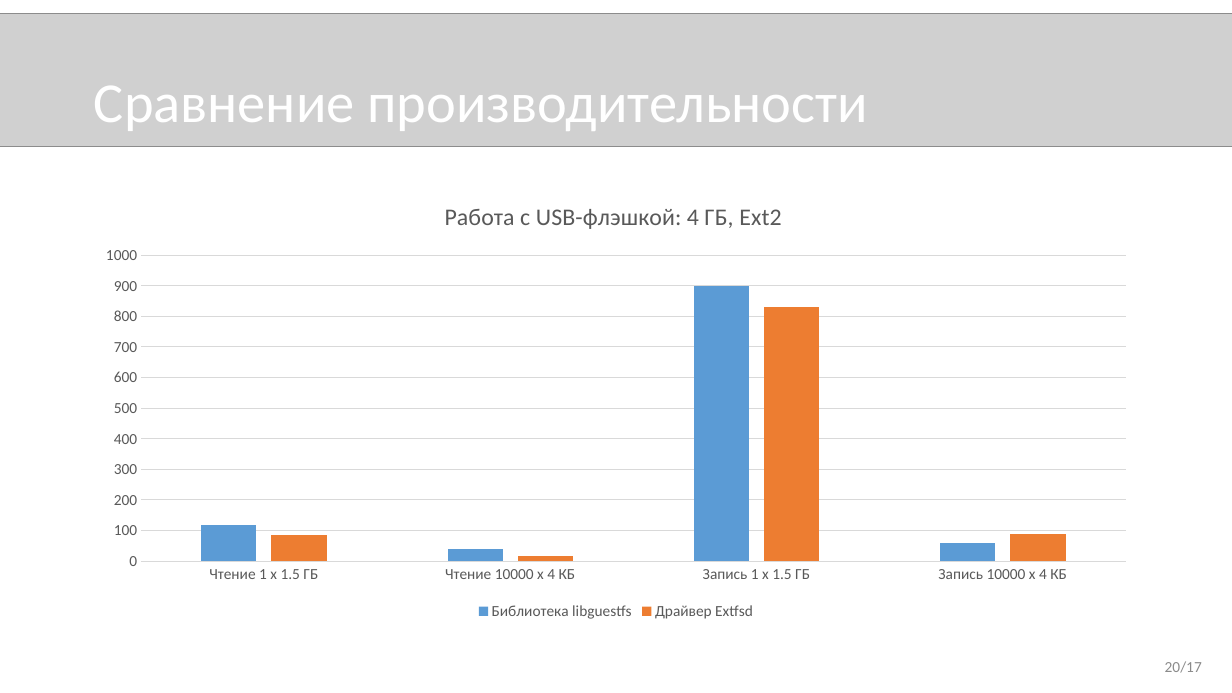
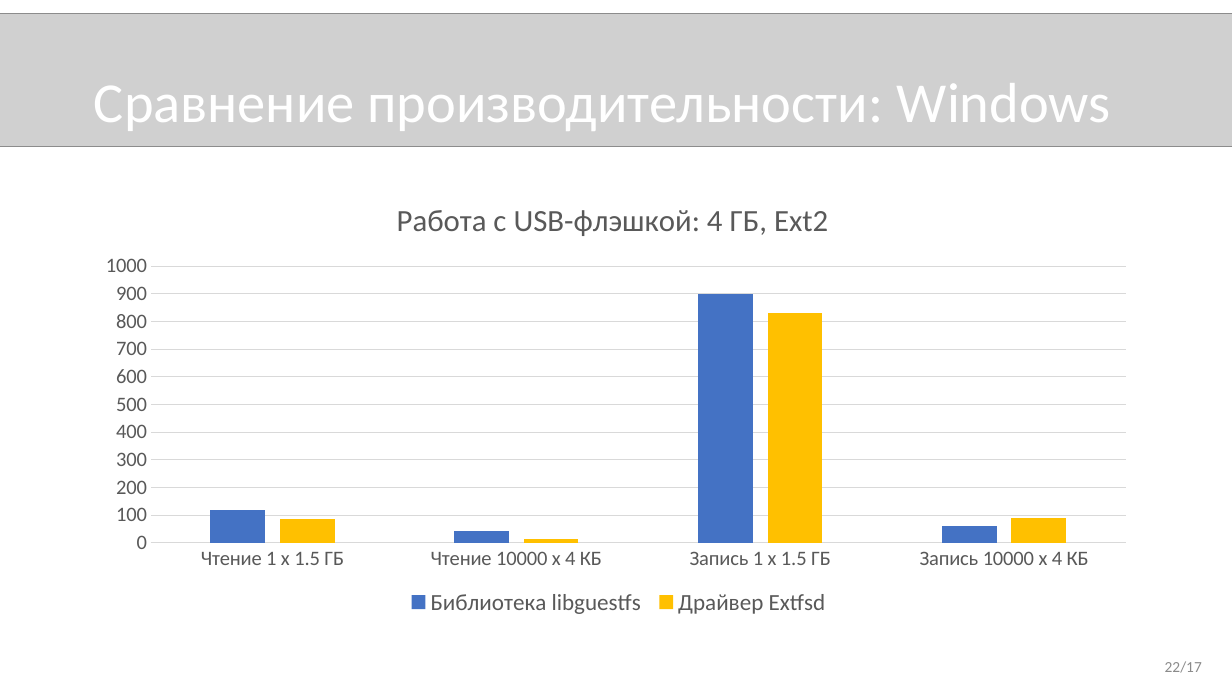
Before and after one commit to novokrest/master-thesis, a slide deck: slide 22 of presentation.pptx (slide 20 before the commit). Drawn at 1232x693 pixels with LibreOffice and Linux fonts; fonts in the diff are those of the drawing; grey boxes stand for pictures. Boxes give left, top, right and bottom in pixels: in the first picture for what was removed or moved away, otherwise in the second. Text is boxed around its words. In the diff, an @@ line names an element or a change of style, - is before the commit and + after.

```diff
--- a/presentation.pptx
+++ b/presentation.pptx
@@ title at (94, 83, 1111, 131): text changed @@
-Сравнение производительности
+Сравнение производительности: Windows
@@ column chart at (85, 185, 1148, 625) @@
@@ colour of Библиотека libguestfs #5B9BD5 to #4472C4 @@
@@ colour of Драйвер Extfsd #ED7D31 to #FFC000 @@
@@ legend changed @@
@@ category axis changed @@
@@ value axis changed @@
@@ lettering changed @@
@@ text at (1165, 661, 1202, 673): text changed @@
-20/17
+22/17
```
Also in this commit, not shown: 3 other slides changed, 2 slides added, 3 other files.
